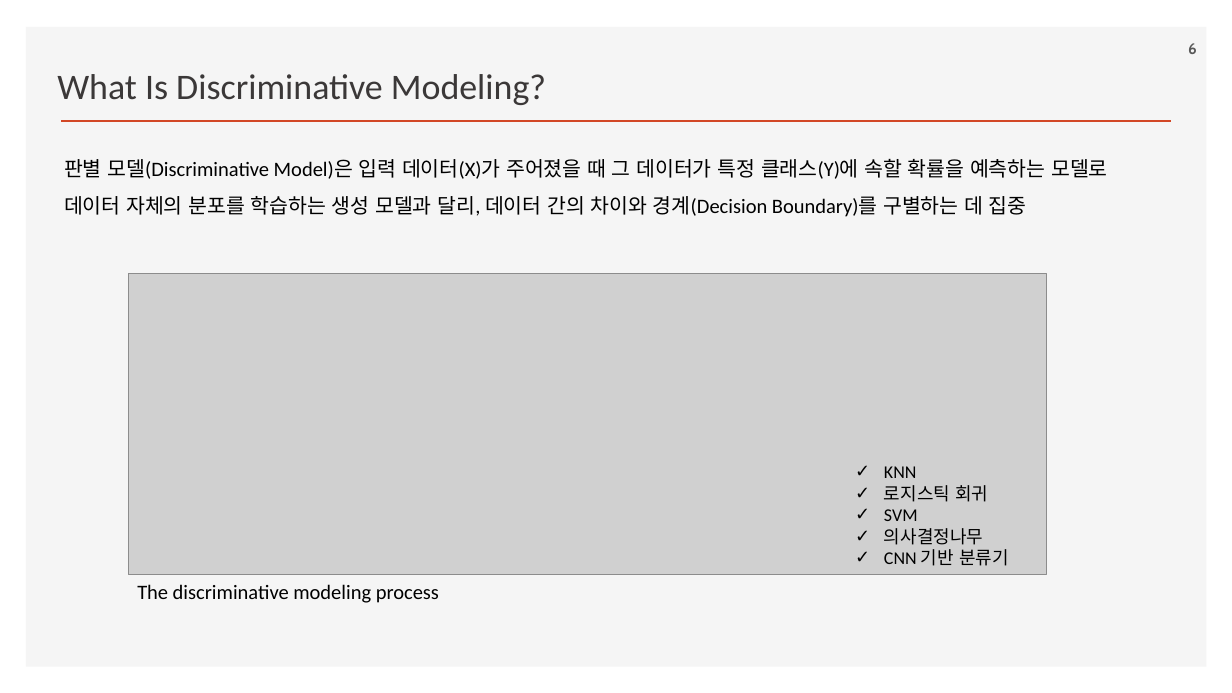
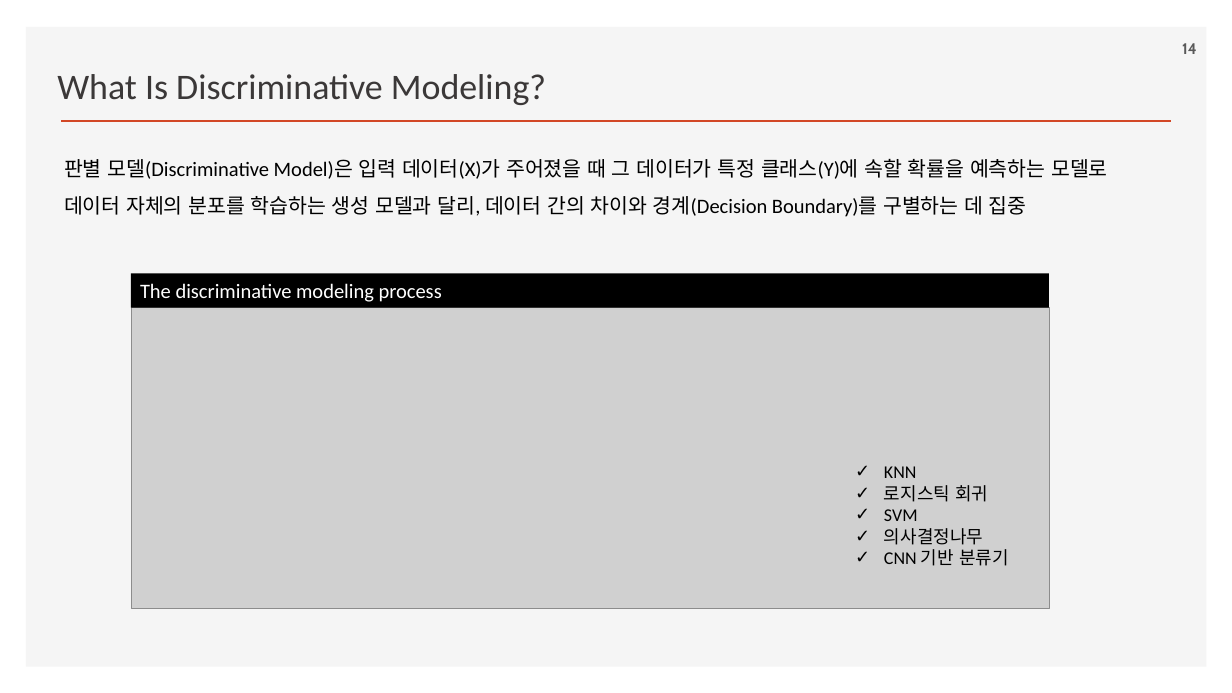
Before and after one commit to ancestor9/2026_Fall_Generative-Deep-Learning, a slide deck: slide 14 of Chapter 01 Generative Deep Learning.pptx (slide 6 before the commit). Drawn at 1232x693 pixels with LibreOffice and Linux fonts; fonts in the diff are those of the drawing; grey boxes stand for pictures; background and template pictures are left out. Boxes give left, top, right and bottom in pixels: in the first picture for what was removed or moved away, otherwise in the second. Text is boxed around its words. In the diff, an @@ line names an element or a change of style, - is before the commit and + after.

```diff
--- a/Chapter 01 Generative Deep Learning.pptx
+++ b/Chapter 01 Generative Deep Learning.pptx
@@ page number at bbox=[1182, 43, 1197, 54]: text changed @@
-6
+14
@@ rectangle "The discriminative modeling process": place and size @@
-rectangle "The discriminative modeling process" at bbox=[137, 584, 439, 603]
+rectangle "The discriminative modeling process" at bbox=[131, 274, 1049, 308]
@@ rectangle "The discriminative modeling process" at bbox=[131, 274, 1049, 308]: text colour #000000 to #FFFFFF; fill none to #000000 @@
@@ picture: place and size @@
-picture at bbox=[128, 274, 1046, 575]
+picture at bbox=[131, 308, 1049, 609]
```
Also in this commit, not shown: 1 other slide changed, 8 slides added.
